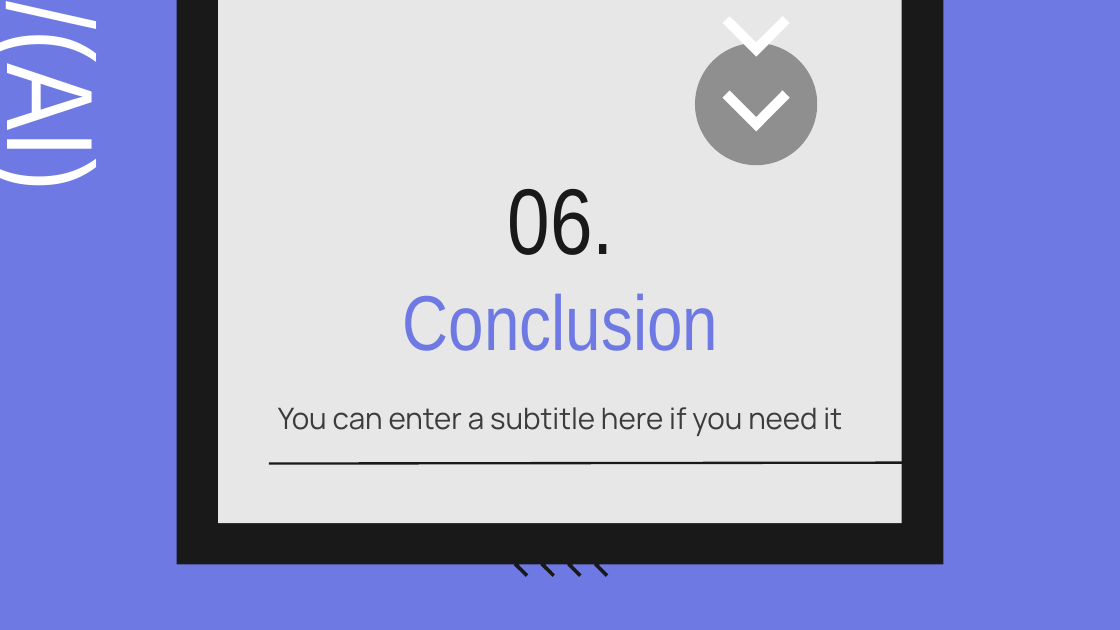
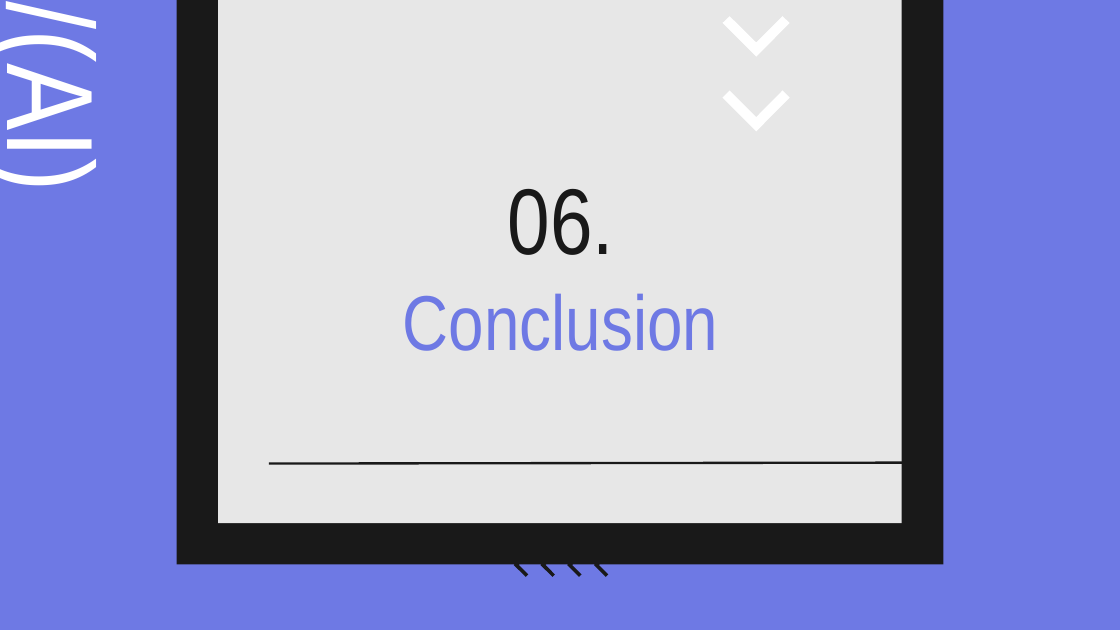
Before and after one commit to Amirrahman19/DeepLearning, a slide deck: slide 18 of CA1/PartA/Fashion Mnsit .pptx. Drawn at 1120x630 pixels with LibreOffice and Linux fonts; fonts in the diff are those of the drawing. Boxes give left, top, right and bottom in pixels: in the first picture for what was removed or moved away, otherwise in the second. Text is boxed around its words. In the diff, an @@ line names an element or a change of style, - is before the commit and + after.

```diff
--- a/CA1/PartA/Fashion Mnsit .pptx
+++ b/CA1/PartA/Fashion Mnsit .pptx
@@ ellipse removed at (696,43,818,165) @@
@@ subtitle removed at (278,407,842,436) @@
-You can enter a subtitle here if you need it
```
Also in this commit, not shown: 5 other slides changed, 2 other files.
